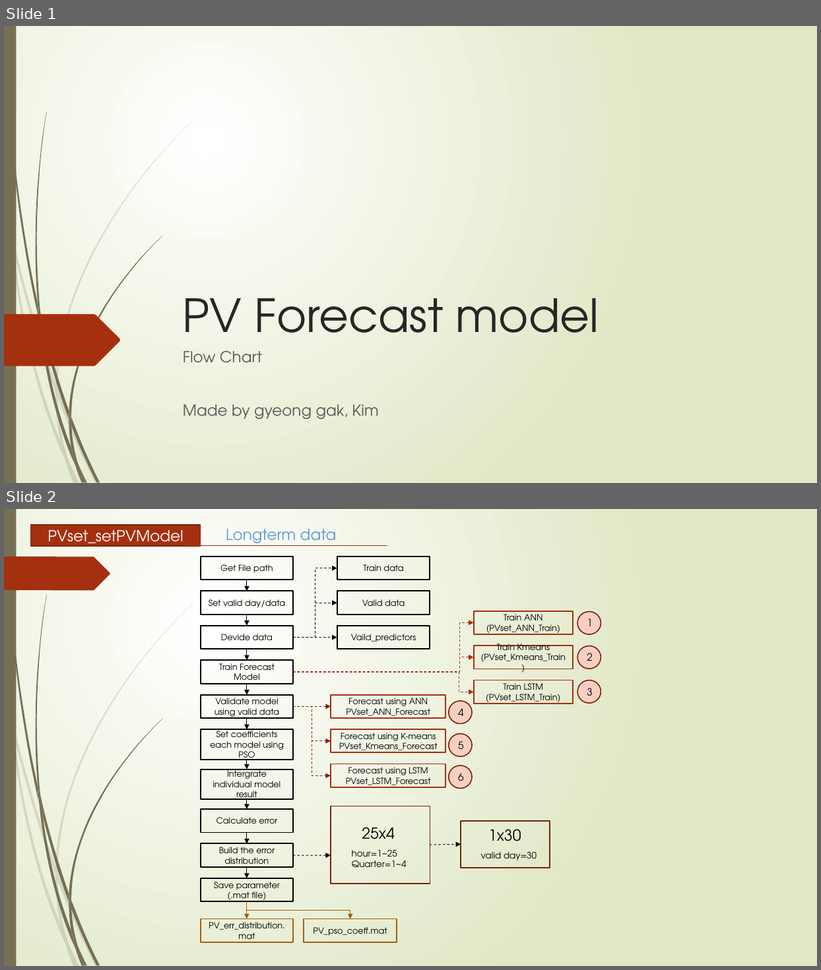
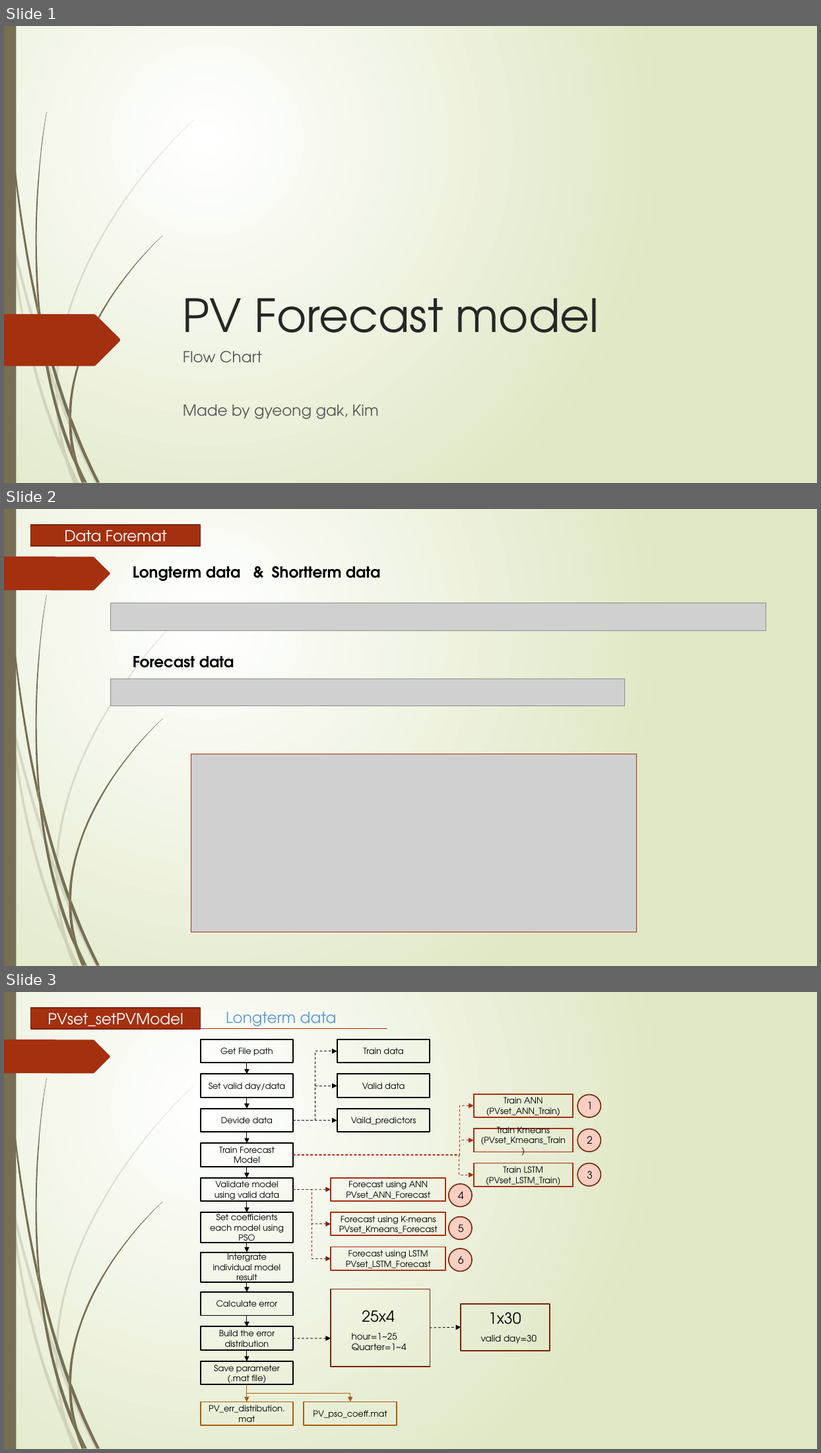
Before and after one commit to daisukekodaira/PV-forecasting, a slide deck: 4. Documents/PVcode structure.pptx. Shown one above the other, each under a label of ours: slides 1 and 2 before the commit, slides 1, 2 and 3 after it. The pictures are 821x970 and 821x1453 pixels, drawn with LibreOffice and Linux fonts; fonts in the diff are those of the drawing; grey boxes stand for pictures. Boxes give left, top, right and bottom in pixels: in the first picture for what was removed or moved away, otherwise in the second. Text is boxed around its words. In the diff, an @@ line names an element or a change of style, - is before the commit and + after.

```diff
--- a/4. Documents/PVcode structure.pptx
+++ b/4. Documents/PVcode structure.pptx
@@ slide 2 added at (4, 509, 817, 966), background gradient #FFFFFF to #DFE8C4; not listed: 24 template elements that a slide beside it also shows @@
@@ rectangle added at (31, 525, 201, 546), fill #A53010, outline #7A240C 1.25 pt, 18 pt, text #FFFFFF @@
+Data Foremat
@@ text added at (133, 566, 240, 581), 18 pt, text #000000, bold @@
+Longterm data &
@@ text added at (272, 566, 380, 578), 18 pt, text #000000, bold @@
+Shortterm data
@@ picture added at (111, 603, 766, 631) @@
@@ text added at (133, 656, 234, 668), 18 pt, text #000000, bold @@
+Forecast data
@@ picture added at (111, 679, 625, 706) @@
@@ picture added at (191, 755, 637, 933) @@
@@ what was slide 2 is now slide 3 @@
```
Also in this commit, not shown: 33 other files.
